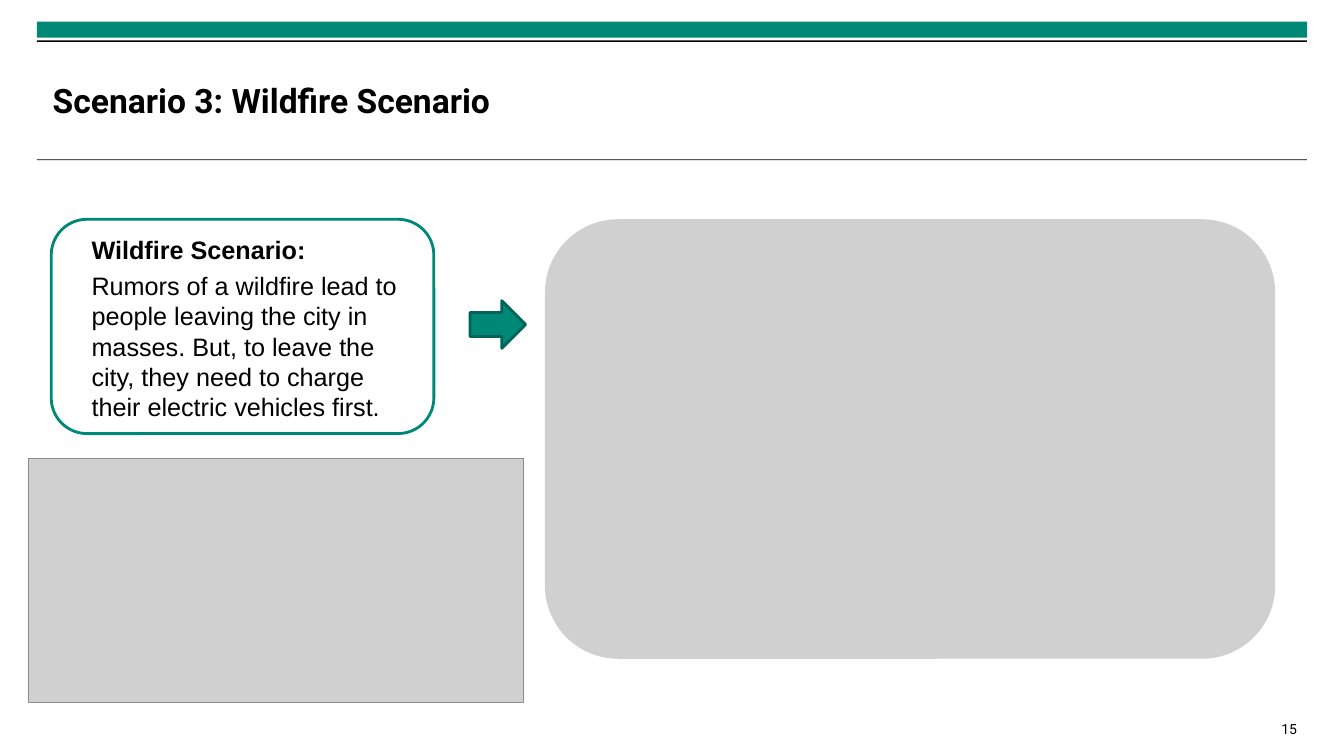
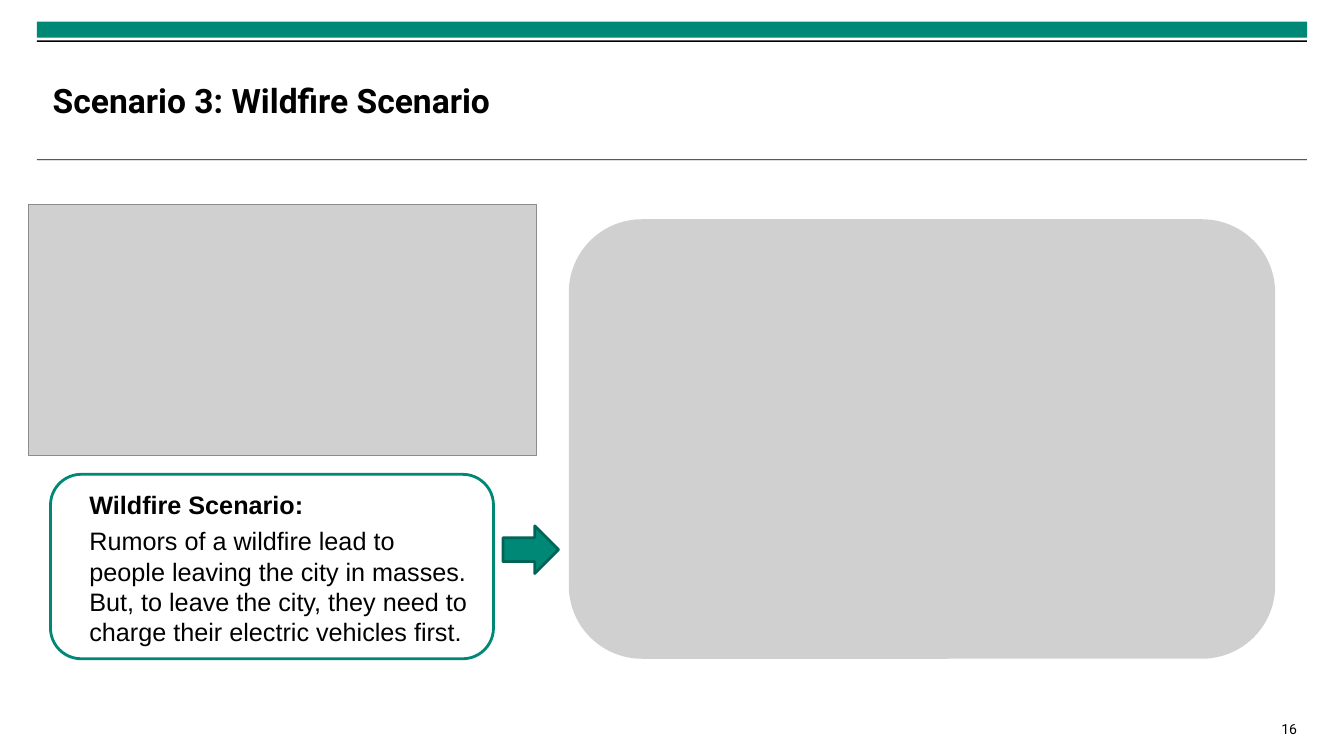
Before and after one commit to isabella-grieser/Modeling-and-Monitoring-Social-Media-Dynamics-to-predict-Electricity-Demand-Peaks, a slide deck: slide 16 of presentations/Finale Präsentation.pptx (slide 15 before the commit). Drawn at 1344x756 pixels with LibreOffice and Linux fonts; fonts in the diff are those of the drawing; grey boxes stand for pictures; background and template pictures are left out. Boxes give left, top, right and bottom in pixels: in the first picture for what was removed or moved away, otherwise in the second. Text is boxed around its words. In the diff, an @@ line names an element or a change of style, - is before the commit and + after.

```diff
--- a/presentations/Finale Präsentation.pptx
+++ b/presentations/Finale Präsentation.pptx
@@ picture: place and size @@
-picture at bbox=[29, 459, 524, 703]
+picture at bbox=[28, 205, 537, 456]
@@ picture: place and size @@
-picture at bbox=[545, 220, 1275, 659]
+picture at bbox=[569, 220, 1275, 659]
@@ rounded rectangle "Wildfire Scenario:": place and size @@
-rounded rectangle "Wildfire Scenario:" at bbox=[51, 220, 435, 435]
+rounded rectangle "Wildfire Scenario:" at bbox=[50, 475, 493, 659]
@@ right arrow: place and size @@
-right arrow at bbox=[470, 300, 525, 348]
+right arrow at bbox=[503, 526, 559, 574]
@@ page number at bbox=[1281, 724, 1297, 734]: text changed @@
-15
+16
```
Also in this commit, not shown: 3 other slides changed, 1 slide added, 9 other files.
